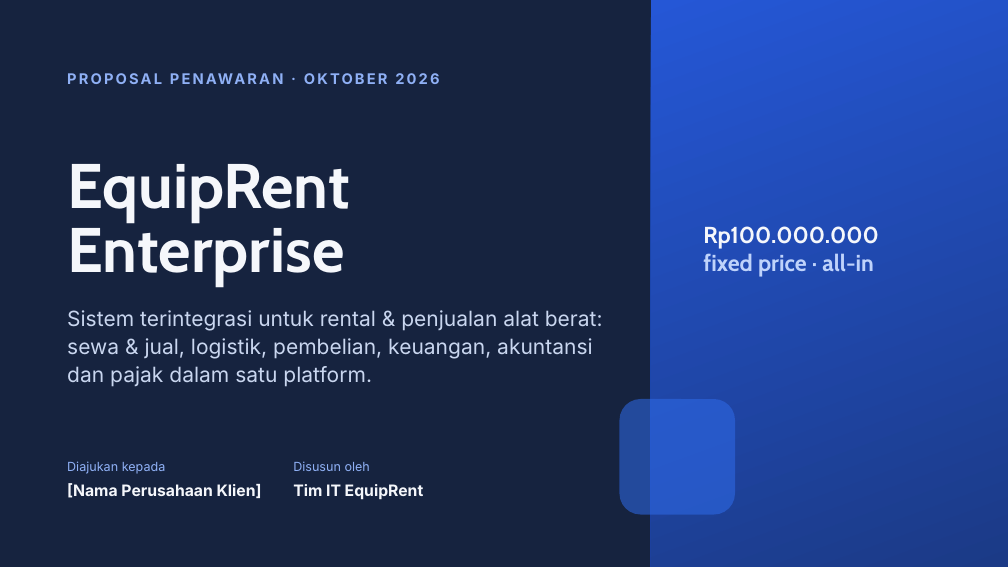
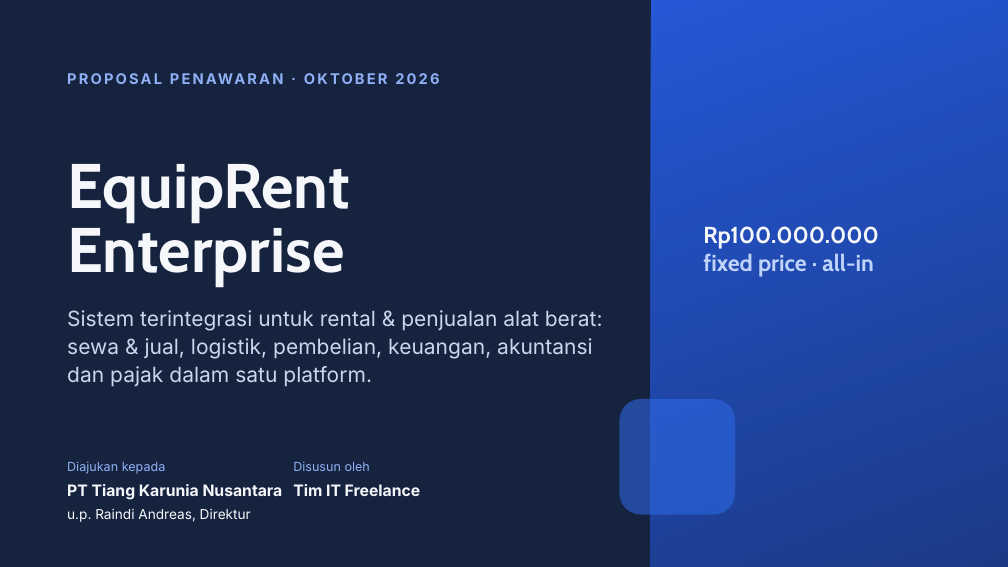
Before and after one commit to erziealdrian02/tkn-rent-revamp, a slide deck: slide 1 of equiprent-enterprise/excel/Proposal EquipRent Enterprise.pptx. Drawn at 1008x567 pixels with LibreOffice and Linux fonts; fonts in the diff are those of the drawing. Boxes give left, top, right and bottom in pixels: in the first picture for what was removed or moved away, otherwise in the second. Text is boxed around its words. In the diff, an @@ line names an element or a change of style, - is before the commit and + after.

```diff
--- a/equiprent-enterprise/excel/Proposal EquipRent Enterprise.pptx
+++ b/equiprent-enterprise/excel/Proposal EquipRent Enterprise.pptx
@@ text at (x1=67, y1=484, x2=283, y2=522): text changed; size 15 to 13 pt; bold off @@
-[Nama Perusahaan Klien]
+PT Tiang Karunia Nusantara
+u.p. Raindi Andreas, Direktur
@@ text at (x1=293, y1=484, x2=421, y2=496): text changed @@
-Tim IT EquipRent
+Tim IT Freelance
```
Also in this commit, not shown: 8 other slides changed, 2 other files.
